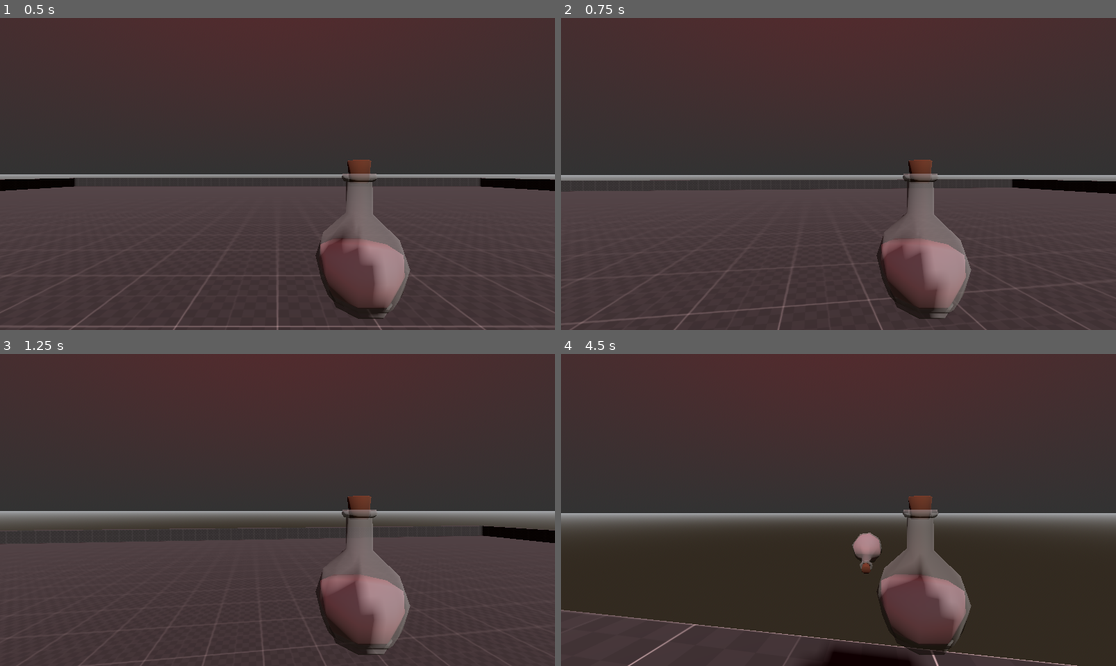
Above: before the commit, frames 1-4 (two rows, left to right).
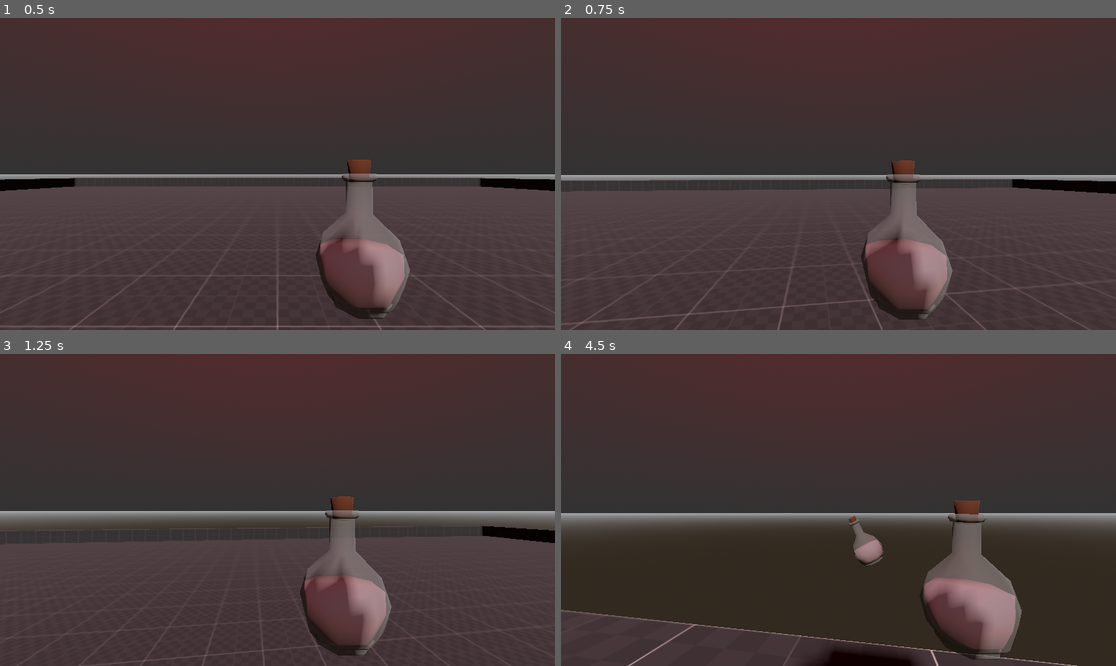
Above: after the commit, the same moments.

Repository: Molflyn/TRANSMUTE
Game: Godot game, scene res://Scenes/Main.tscn
Same seed, same stepped clock (60 frames per second), same inputs: the game is played once before the commit and once after it.
Inputs (mouse positions are in pixels of both pictures, inside the frame that each line leads up to):
- Up to frame 1 (0.5 s): no input
- Up to frame 2 (0.75 s): tap Enter at 0.5 s; move the mouse to (866, 174) at 0.52 s; hold W (move_forward) from 0.53 s (still down); tap Shift (dash) at 0.6 s
- Up to frame 3 (1.25 s): keep holding W (move_forward); tap Space (jump) at 0.77 s
- Up to frame 4 (4.5 s): keep holding W (move_forward); move the mouse to (810, 510) at 1.27 s; click (810, 510) at 1.35 s; tap Space (jump) at 1.52, 3.02, 3.77 s; move the mouse to (849, 503) at 2.02 s; tap Shift (dash) at 2.1, 3.6 s; move the mouse to (832, 516) at 2.77 s; click (832, 516) at 2.85 s; move the mouse to (877, 513) at 3.52 s; move the mouse to (794, 506) at 4.27 s; click (794, 506) at 4.35 s

Frame 1 is identical in both runs. In frame 2, 4.1% of the frame differs, in the area x 54-74%, y 45-97%; in frame 3, 4.1%; in frame 4, 7.6%, in the area x 51-84%, y 45-98%.

Commit message:
Started Enemy AI and changed Throwing Mechanics a bit

Diff:
--- /dev/null
+++ b/Models/ShadowCreature.tscn
@@ -0,0 +1,24 @@
+[gd_scene load_steps=4 format=3 uid="uid://1k36myq4khp7"]
+
+[sub_resource type="CapsuleMesh" id="CapsuleMesh_2qry5"]
+radius = 0.3
+height = 1.8
+
+[sub_resource type="StandardMaterial3D" id="StandardMaterial3D_ubxl8"]
+albedo_color = Color(0.806574, 0.207976, 0.115005, 1)
+
+[sub_resource type="CapsuleShape3D" id="CapsuleShape3D_5umnx"]
+radius = 0.3
+height = 1.8
+
+[node name="Shadow Creature" type="CharacterBody3D"]
+transform = Transform3D(-0.385906, 0, 0.922538, 0, 1, 0, -0.922538, 0, -0.385906, 0, 0, 0)
+
+[node name="MeshInstance3D" type="MeshInstance3D" parent="."]
+transform = Transform3D(1, 0, 0, 0, 1, 0, 0, 0, 1, 0, 0.9, 0)
+mesh = SubResource("CapsuleMesh_2qry5")
+surface_material_override/0 = SubResource("StandardMaterial3D_ubxl8")
+
+[node name="CollisionShape3D" type="CollisionShape3D" parent="."]
+transform = Transform3D(1, 0, 0, 0, 1, 0, 0, 0, 1, 0, 0.9, 0)
+shape = SubResource("CapsuleShape3D_5umnx")
--- /dev/null
+++ b/Scenes/TestScene.tscn
@@ -0,0 +1,21 @@
+[gd_scene load_steps=4 format=3 uid="uid://d067ypvsp0mct"]
+
+[sub_resource type="ProceduralSkyMaterial" id="ProceduralSkyMaterial_fqnrg"]
+
+[sub_resource type="Sky" id="Sky_u7liw"]
+sky_material = SubResource("ProceduralSkyMaterial_fqnrg")
+
+[sub_resource type="Environment" id="Environment_ko35q"]
+background_mode = 2
+sky = SubResource("Sky_u7liw")
+
+[node name="TestScene" type="Node3D"]
+
+[node name="Camera3D" type="Camera3D" parent="."]
+transform = Transform3D(1, 0, 0, 0, 1, 0, 0, 0, 1, 0, 0, 2)
+
+[node name="WorldEnvironment" type="WorldEnvironment" parent="."]
+environment = SubResource("Environment_ko35q")
+
+[node name="DirectionalLight3D" type="DirectionalLight3D" parent="."]
+transform = Transform3D(1, 0, 0, 0, 0.707107, 0.707107, 0, -0.707107, 0.707107, 0, 3, 0)
--- a/Scripts/PlayerController.gd
+++ b/Scripts/PlayerController.gd
@@ -22,6 +22,12 @@
 @export var look_sens : float = 0.002
 var camera_look_input : Vector2
 
+@export_group("Potion Sway")
+@export var sway_min : Vector2 = Vector2(-20, -20)
+@export var sway_max : Vector2 = Vector2(20, 20)
+@export var sway_amount : float = 0.5
+var mouse_move : Vector2
+
 @export_group("Throw Mechanic")
 @export var show_trajectory : bool = true
 @export var throw_strength : float = 10.0
@@ -30,8 +36,9 @@
 var potion = preload("res://Models/Potion.tscn")
 
 func _unhandled_input(event):
-		if event is InputEventMouseMotion:
-			camera_look_input = event.relative
+	if event is InputEventMouseMotion:
+		camera_look_input = event.relative
+		mouse_move = event.relative
 
 func _on_dash_timer_timeout():
 	is_dashing = false
@@ -96,12 +103,21 @@
 		potion_instance.set_collision_layer_value(2, true)
 		potion_instance.set_collision_mask_value(2, true)
 		potion_instance.apply_impulse(_throw_direction() as Vector3 * throw_strength)
-		potion_instance.apply_torque(Vector3(1, 0, 0) * 100)
+		potion_instance.apply_torque(Vector3(randf_range(0, 1), 0, randf_range(0, 1) * 100))
 		potion_thrown = false
+
+func _potion_sway(delta) -> void:
+	var potion_mesh : Node3D = get_node("Camera3D/Marker3D/PotionRB/Potion")
+	var zero_vector : Vector2 = Vector2(0, 0)
+
+	potion_mesh.position.x = lerp(zero_vector.x, zero_vector.x-mouse_move.x * 0.1, delta * sway_amount)
+	potion_mesh.position.y = lerp(zero_vector.y, zero_vector.y+mouse_move.y * 0.1, delta * sway_amount)
 
 func _ready():
 	# Hide Mouse
 	Input.mouse_mode = Input.MOUSE_MODE_CAPTURED
+
+	# Load Potion
 	_potion_prep()
 
 func _physics_process(delta):
@@ -153,6 +169,9 @@
 	camera.rotation.x = clamp(camera.rotation.x, -1.5, 1.5)
 	camera_look_input = Vector2.ZERO
 
+	# Potion Sway
+	_potion_sway(delta)
+
 	# Mouse on Screen Toggle
 	if Input.is_action_just_pressed("ui_cancel"):
 		if Input.get_mouse_mode() == Input.MOUSE_MODE_VISIBLE:
--- a/Scripts/Potion.gd
+++ b/Scripts/Potion.gd
@@ -1,3 +1,4 @@
+class_name Potion
 extends RigidBody3D
 
 func _on_body_entered(_body:Node):
